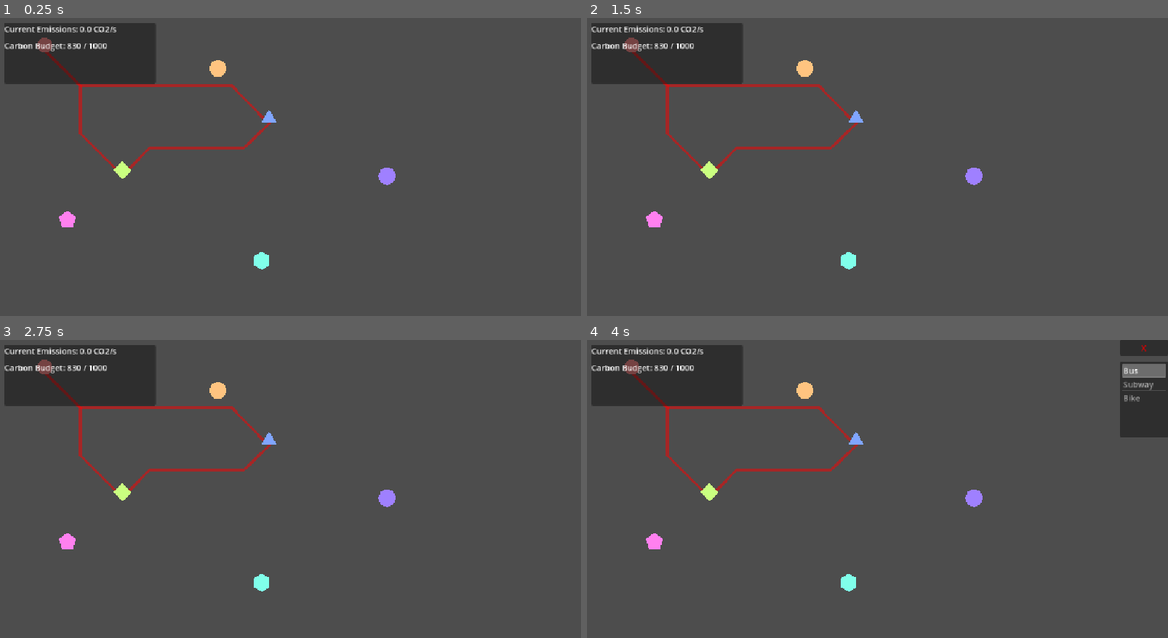
Above: before the commit, frames 1-4 (two rows, left to right).
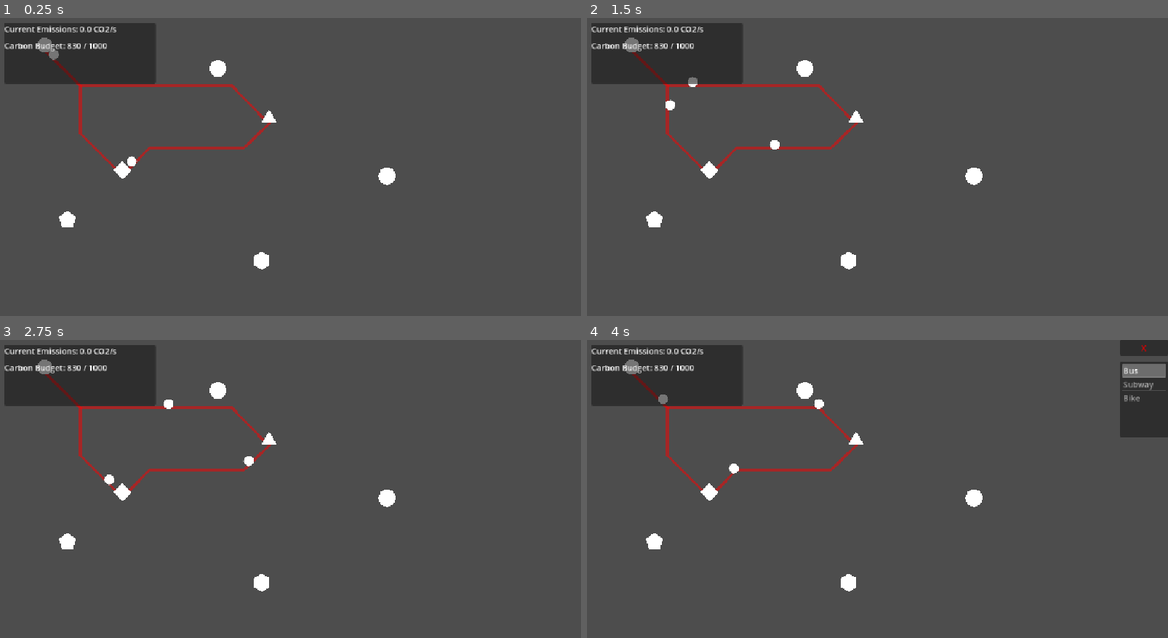
Above: after the commit, the same moments.

Repository: 9thAzure/CarbonCommuter
Game: Godot game, scene res://main/main.tscn
Same seed, same stepped clock (60 frames per second), same inputs: the game is played once before the commit and once after it.
Inputs (mouse positions are in pixels of both pictures, inside the frame that each line leads up to):
- Up to frame 1 (0.25 s): no input
- Up to frame 2 (1.5 s): move the mouse to (1005, 164) at 0.52 s; click (1005, 164) at 0.67 s; move the mouse to (761, 196) at 1.27 s; click (761, 196) at 1.42 s
- Up to frame 3 (2.75 s): move the mouse to (348, 432) at 2.02 s; click (348, 432) at 2.17 s
- Up to frame 4 (4 s): move the mouse to (848, 569) at 2.77 s; click (848, 569) at 2.92 s; click "Create Line To" at 3.5 s

The runs differ from the first frame. In frame 1, 0.8% of the frame differs, in the area x 6-69%, y 6-85%; in frame 2, 0.9%; in frame 3, 0.9%; in frame 4, 0.9%.

Commit message:
Added testing animations of shapes travelling between points

Diff:
--- a/main/main.tscn
+++ b/main/main.tscn
@@ -16,24 +16,31 @@
 
 [node name="Station" parent="." instance=ExtResource("1_53q0u")]
 position = Vector2(90, 54)
+icon_color = Color(1, 1, 1, 1)
 
 [node name="Station2" parent="." instance=ExtResource("1_53q0u")]
 position = Vector2(534, 199)
+icon_color = Color(1, 1, 1, 1)
 
 [node name="Station3" parent="." instance=ExtResource("1_53q0u")]
 position = Vector2(244, 302)
+icon_color = Color(1, 1, 1, 1)
 
 [node name="Station4" parent="." instance=ExtResource("1_53q0u")]
 position = Vector2(135, 400)
+icon_color = Color(1, 1, 1, 1)
 
 [node name="Station5" parent="." instance=ExtResource("1_53q0u")]
 position = Vector2(520, 481)
+icon_color = Color(1, 1, 1, 1)
 
 [node name="Station6" parent="." instance=ExtResource("1_53q0u")]
 position = Vector2(433, 100)
+icon_color = Color(1, 1, 1, 1)
 
 [node name="Station7" parent="." instance=ExtResource("1_53q0u")]
 position = Vector2(768, 313)
+icon_color = Color(1, 1, 1, 1)
 
 [node name="Line" parent="." node_paths=PackedStringArray("station1", "station2") instance=ExtResource("2_pjrb6")]
 station1 = NodePath("../Station")
--- a/transport/line/line.gd
+++ b/transport/line/line.gd
@@ -1,11 +1,12 @@
+class_name Line
 extends Area2D
-class_name Line
 
 @export
 var station1 : Station
 
 @export
 var station2 : Station
+
 
 @export
 var line_type := LineType.BUS
@@ -36,6 +37,14 @@
 var travel_speed := 0
 static var list_of_lines : Array[Line] = []
 
+# Pathing
+var path_2d: Path2D
+var path_follow: PathFollow2D
+var is_moving := true
+
+# Movement Speed
+@export var speed: float = 100.0
+@export var loop: bool = true
 
 const MODE_PROPERTIES := {
 	LineType.BUS: {
@@ -65,6 +74,10 @@
 	assert(station1)
 	assert(station2)
 
+	create_path_nodes()
+	update_path()
+
+
 	set_distance()
 	apply_line_mode()
 
@@ -77,6 +90,55 @@
 		vehicles_on_line = 35
 
 	TransportGrid.grid.connect_stations(station1, station2, line_type)
+	start_movement()
+
+func start_movement() -> void:
+	is_moving = true
+	if path_follow:
+		path_follow.progress = 0.0  # Reset to start
+
+func stop_movement() -> void:
+	is_moving = false
+
+func pause_movement() -> void:
+	is_moving = false
+
+func resume_movement() -> void:
+	is_moving = true
+
+func create_path_nodes():
+	path_2d = Path2D.new()
+	add_child(path_2d)
+
+	path_follow = PathFollow2D.new()
+	path_follow.loop = loop
+	path_follow.rotates = true
+	path_2d.add_child(path_follow)
+
+	var sprite = Sprite2D.new()
+	sprite.texture = create_circle_texture(10)  # 10px radius circle
+	sprite.position = Vector2.ZERO  # Center it on the path
+	path_follow.add_child(sprite)
+	path_follow.add_child(sprite)
+
+func update_path() -> void:
+	if not path_2d:
+		return
+
+	var points := get_line_path()
+
+	# Create a new curve
+	var new_curve := Curve2D.new()
+
+	# Add all points to the curve
+	for point in points:
+		# Convert global positions to local positions relative to Path2D
+		var local_point := path_2d.to_local(point)
+		new_curve.add_point(local_point)
+
+	# Assign the curve to the Path2D
+	path_2d.curve = new_curve
+
 
 func get_other_station(this: Station) -> Station:
 	assert(this in [station1, station2])
@@ -114,6 +176,16 @@
 	traffic = passengers_in_transit.size()
 
 func _process(delta: float) -> void:
+	if not is_moving or not path_follow:
+		return
+
+	# Move along the path
+	path_follow.progress += speed * delta
+
+	# Loop back to start if enabled
+	if loop and path_follow.progress_ratio >= 1.0:
+		path_follow.progress = 0.0
+
 	# Update all passengers traveling on this line
 	for i in range(passengers_in_transit.size() - 1, -1, -1):
 		passengers_in_transit[i].time_remaining -= delta
@@ -149,16 +221,24 @@
 		var t := position1
 		position1 = position2
 		position2 = t
-
 	var difference := position2 - position1
 	var diagonal_change := difference.sign() * difference.abs()[difference.abs().min_axis_index()]
 	var straight_change := position2 - (position1 + difference)
 	if diagonal_change.length_squared() > straight_change.length_squared():
 		diagonal_change /= 2
 		return PackedVector2Array([position1, position1 + diagonal_change, position2 - diagonal_change, position2])
-
 	straight_change /= 2
 	return PackedVector2Array([position1, position1 + straight_change, position2 - straight_change, position2])
+
+	straight_change /= 2
+	return PackedVector2Array([position1, position1 + straight_change, position2 - straight_change, position2])
+
+func refresh_path() -> void:
+	update_path()
+
+# Get reference to the follower node if you need to customize it
+func get_follower() -> PathFollow2D:
+	return path_follow
 
 func _draw() -> void:
 	var points := get_line_path()
@@ -191,3 +271,21 @@
 	#points.insert(1, points[1])
 	collision_shape.segments = points
 	get_node("CollisionShape2D").shape = collision_shape
+
+# Create a circle texture programmatically
+func create_circle_texture(radius: int, color: Color = Color.WHITE) -> ImageTexture:
+	var size = radius * 2
+	var img = Image.create(size, size, false, Image.FORMAT_RGBA8)
+
+	# Draw circle
+	for x in size:
+		for y in size:
+			var dx = x - radius
+			var dy = y - radius
+			var distance = sqrt(dx * dx + dy * dy)
+
+			if distance <= radius:
+				img.set_pixel(x, y, color)
+			else:
+				img.set_pixel(x, y, Color(0, 0, 0, 0))  # Transparent
+	return ImageTexture.create_from_image(img)
--- a/transport/line/line.tscn
+++ b/transport/line/line.tscn
@@ -1,9 +1,11 @@
-[gd_scene load_steps=3 format=3 uid="uid://b6qffreg11fit"]
+[gd_scene load_steps=4 format=3 uid="uid://b6qffreg11fit"]
 
 [ext_resource type="Script" uid="uid://bs3pp0qsm5l6s" path="res://transport/line/line.gd" id="1_vygk5"]
 
 [sub_resource type="SegmentShape2D" id="SegmentShape2D_vygk5"]
 b = Vector2(0, 0)
+
+[sub_resource type="Curve2D" id="Curve2D_vygk5"]
 
 [node name="Line" type="Area2D"]
 z_index = -10
@@ -11,7 +13,18 @@
 collision_mask = 32768
 monitoring = false
 script = ExtResource("1_vygk5")
+line_type = null
 line_width = 5.0
+line_color = null
+line_alpha = null
+base_emission_factor = null
+base_travel_speed = null
+base_carbon_cost = null
+speed = null
+loop = null
 
 [node name="CollisionShape2D" type="CollisionShape2D" parent="."]
 shape = SubResource("SegmentShape2D_vygk5")
+
+[node name="Path2D" type="Path2D" parent="."]
+curve = SubResource("Curve2D_vygk5")
